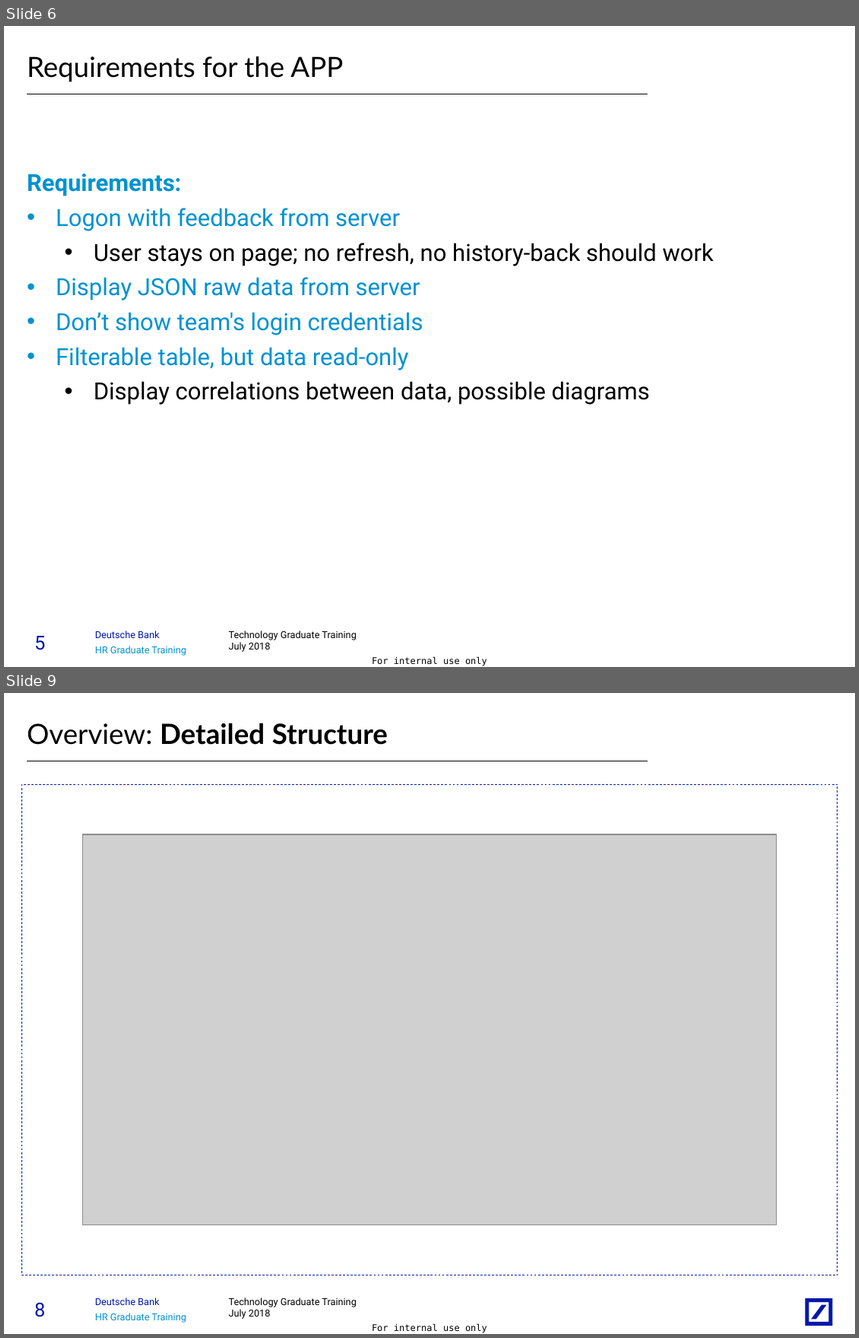
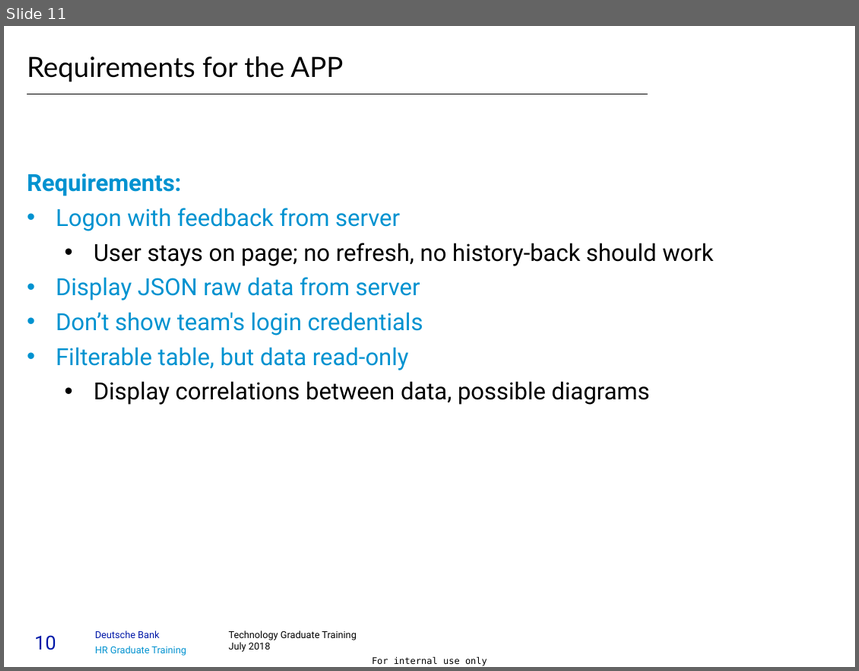
Before and after one commit to timurbaev1996/case_study, a slide deck: business/FinalPresentationGroupC1_1.pptx. Shown one above the other, each under a label of ours: slides 6 and 9 before the commit, slide 11 after it; the slides between them are not shown. The pictures are 859x1338 and 859x671 pixels, drawn with LibreOffice and Linux fonts; fonts in the diff are those of the drawing; grey boxes stand for pictures. Boxes give left, top, right and bottom in pixels: in the first picture for what was removed or moved away, otherwise in the second. Text is boxed around its words. In the diff, an @@ line names an element or a change of style, - is before the commit and + after.

```diff
--- a/business/FinalPresentationGroupC1_1.pptx
+++ b/business/FinalPresentationGroupC1_1.pptx
@@ slide 9 removed at [4,693,855,1334], background #FFFFFF; not listed: 4 template elements that a slide beside it also shows @@
@@ title removed at [27,723,388,745] @@
-Overview: Detailed Structure
@@ line removed from (27, 761) to (648, 761) @@
@@ rectangle removed at [21,784,838,1274] @@
@@ picture removed at [83,834,776,1224] @@
@@ page number removed at [34,1302,45,1317] @@
-8
@@ freeform shape removed at [806,1298,833,1325] @@
@@ what was slide 6 is now slide 11 @@
@@ page number at [34,635,56,650]: text changed @@
-5
+10
```
Also in this commit, not shown: 6 slides changed, 11 slides added, 1 other slide removed, 3 other files.
